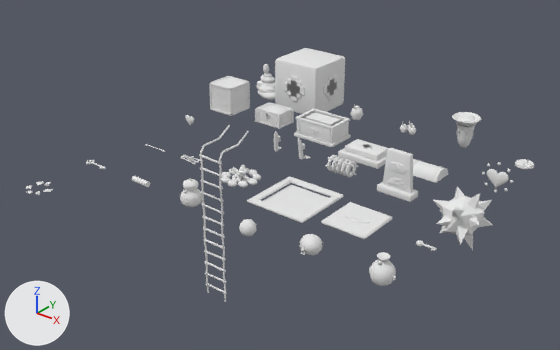
Renders of the glTF model assets/epiphany/objetos.glb from each side of a commit.
Both versions are drawn from a 50 mm lens placed at (17.43, -20.98, 9.86), pointed at (4.23, -4.48, -0.37). Arrows for +X, +Y and +Z are at lower left; the lights stay in place. The picture after the commit comes second.

Before the edit, the objects in view are built like this:
```python
ob_cofre = bpy.data.objects.new('cofre', me_cofre)
ob_cofre.location = (2.0, -2.0, 0.0)
ob_interruptor_placa = bpy.data.objects.new('interruptor_placa', me_interruptor_placa)
ob_interruptor_placa.location = (8.0, -6.0, 0.0)
ob_llave = bpy.data.objects.new('llave', me_llave)
ob_llave.location = (10.0, -6.0, 0.0)
ob_llave_jefe = bpy.data.objects.new('llave_jefe', me_llave_jefe)
ob_llave_jefe.location = (0.0, -8.0, 0.0)
ob_mapa = bpy.data.objects.new('mapa', me_mapa)
ob_mapa.location = (2.0, -8.0, 0.0)
ob_mate = bpy.data.objects.new('mate', me_mate)
ob_mate.location = (4.0, -8.0, 0.0)
ob_orbe = bpy.data.objects.new('orbe', me_orbe)
ob_orbe.location = (6.0, -8.0, 0.0)
ob_piedra_levantable = bpy.data.objects.new('piedra_levantable', me_piedra_levantable)
ob_piedra_levantable.location = (8.0, -8.0, 0.0)
ob_vasija = bpy.data.objects.new('vasija', me_vasija)
ob_vasija.location = (10.0, -8.0, 0.0)
# also in view: 'estela' at (8.0, -4.0, 0.65); 'bloque_empujable' at (2.0, 0.0, 0.9); 'cajon' at (0.0, -2.0, 0.5); 'interruptor_marco' at (6.0, -6.0, -0.02); 'contenedor_corazon' at (10.0, -2.0, 0.36)
```
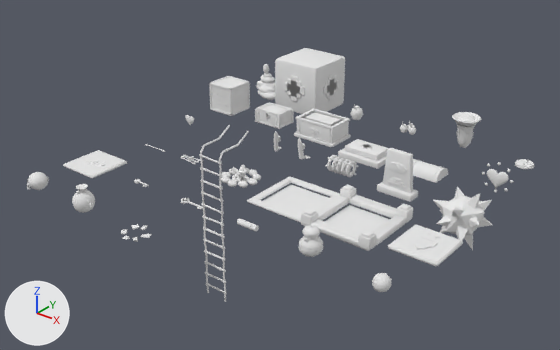
Edits to the bpy script that builds the scene:
```text
Add me_interruptor_peso_placa:
    me_interruptor_peso_placa.from_pydata(...)  # 62 vertices, 112 faces; spans x -0.68..0.68, y -0.68..0.68, z 0.0..0.16
    me_interruptor_peso_placa.materials.append(mat_paleta)  # white #e7e7e7
Add me_interruptor_peso_marco:
    me_interruptor_peso_marco.from_pydata(...)  # 424 vertices, 796 faces; spans x -1.06..1.06, y -1.05..1.05, z -0.1..0.39
    me_interruptor_peso_marco.materials.append(mat_paleta)  # white #e7e7e7
Change ob_interruptor_placa:
    ob_interruptor_placa.location: (8.0, -6.0, 0.0) -> (0.0, -8.0, 0.0)
Change ob_llave:
    ob_llave.location: (10.0, -6.0, 0.0) -> (2.0, -8.0, 0.0)
Change ob_llave_jefe:
    ob_llave_jefe.location: (0.0, -8.0, 0.0) -> (4.0, -8.0, 0.0)
Change ob_mapa:
    ob_mapa.location: (2.0, -8.0, 0.0) -> (6.0, -8.0, 0.0)
Change ob_mate:
    ob_mate.location: (4.0, -8.0, 0.0) -> (8.0, -8.0, 0.0)
Change ob_orbe:
    ob_orbe.location: (6.0, -8.0, 0.0) -> (10.0, -8.0, 0.0)
Change ob_piedra_levantable:
    ob_piedra_levantable.location: (8.0, -8.0, 0.0) -> (0.0, -10.0, 0.0)
Change ob_vasija:
    ob_vasija.location: (10.0, -8.0, 0.0) -> (2.0, -10.0, 0.0)
Change ob_vasija_pedazos:
    ob_vasija_pedazos.location: (0.0, -10.0, 0.0) -> (4.0, -10.0, 0.0)
Add ob_interruptor_peso_placa:
    ob_interruptor_peso_placa = bpy.data.objects.new('interruptor_peso_placa', me_interruptor_peso_placa)
    ob_interruptor_peso_placa.location = (10.0, -6.0, 0.0)
Add ob_interruptor_peso_marco:
    ob_interruptor_peso_marco = bpy.data.objects.new('interruptor_peso_marco', me_interruptor_peso_marco)
    ob_interruptor_peso_marco.location = (8.0, -6.0, 0.0)
```

Boxes (x1, y1, x2, y2) around the edits, measured in the pictures (560 x 350 px):
'interruptor_peso_marco', added: after (301, 184, 413, 251)
'interruptor_placa', moved: before (321, 202, 393, 239); after (63, 150, 127, 179)
'interruptor_peso_placa', added: after (388, 224, 463, 266)
'vasija', moved: before (369, 252, 396, 286); after (72, 184, 95, 213)
'mate', moved: before (180, 178, 203, 207); after (298, 224, 324, 257)
'piedra_levantable', moved: before (299, 234, 323, 255); after (27, 172, 49, 190)
'orbe', moved: before (239, 219, 257, 236); after (372, 273, 392, 292)
'vasija_pedazos', moved: before (26, 181, 53, 195); after (121, 224, 151, 242)
'mapa', moved: before (132, 176, 150, 187); after (237, 218, 259, 231)
'llave_jefe', moved: before (86, 160, 106, 169); after (181, 198, 204, 210)
'llave', moved: before (416, 240, 437, 251); after (134, 179, 149, 187)
